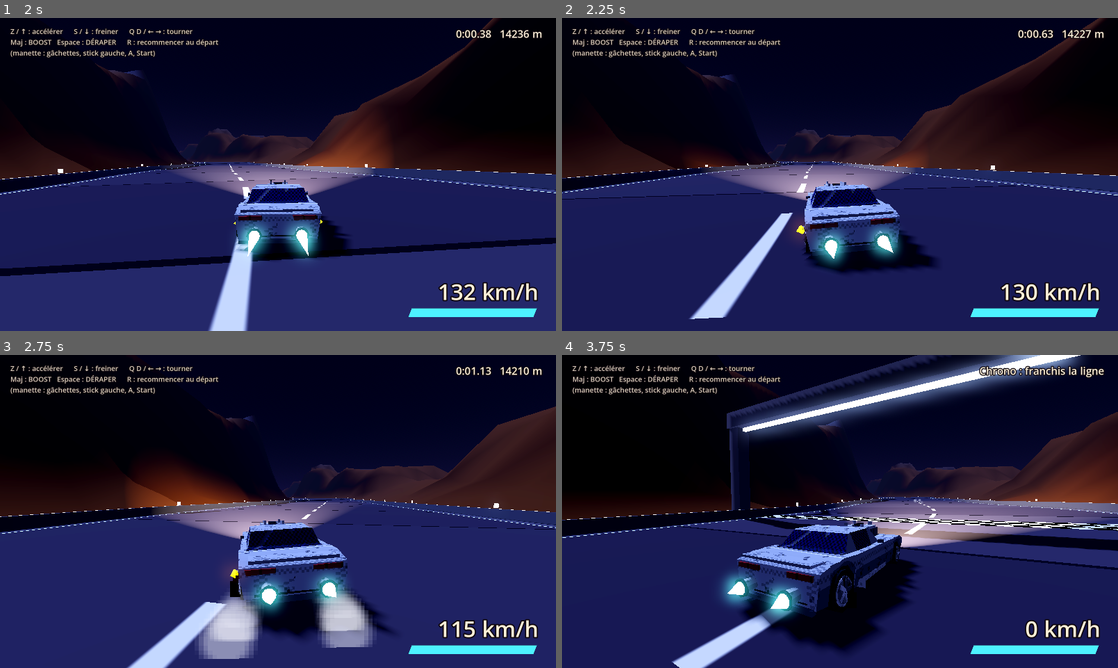
Above: before the commit, frames 1-4 (two rows, left to right).
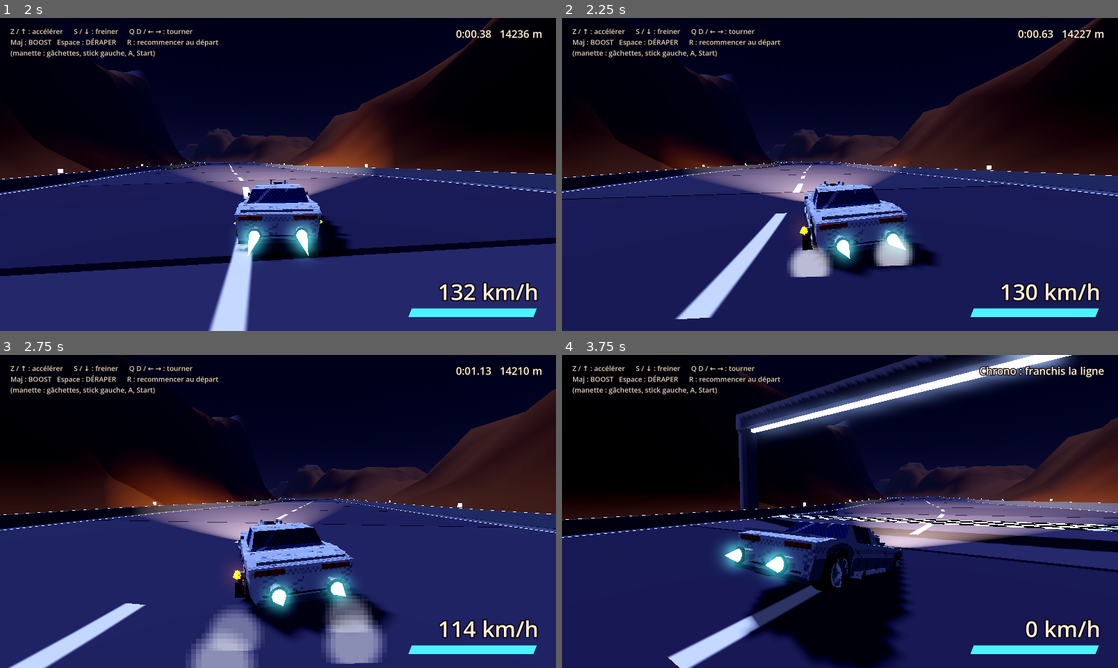
Above: after the commit, the same moments.

Repository: CrachelaVapeur/Jeu-de-Course
Game: Godot game, scene res://scenes/circuit_01.tscn
Same seed, same stepped clock (60 frames per second), same inputs: the game is played once before the commit and once after it.
Inputs:
- Up to frame 1 (2 s): hold Space (deraper) 0.53-1.28 s; hold W (accelerer) from 0.53 s (still down); tap Shift (boost) at 1.35 s; tap Space (deraper) at 1.55 s
- Up to frame 2 (2.25 s): release W (accelerer) at 2.03 s; hold A (gauche) from 2.03 s (still down); hold Space (deraper) from 2.03 s (still down)
- Up to frame 3 (2.75 s): keep holding A (gauche); keep holding Space (deraper)
- Up to frame 4 (3.75 s): release Space (deraper) at 2.78 s; tap S (freiner) at 2.85 s; tap Space (deraper) at 3.05 s; release A (gauche) at 3.53 s; hold Down from 3.53 s (still down); hold Space (deraper) from 3.53 s (still down); tap R (recommencer) at 3.6 s

Frame 1 is identical in both runs. In frame 2, 7.3% of the frame differs, in the area x 0-100%, y 0-97%; in frame 3, 14%; in frame 4, 15%, in the area x 0-100%, y 0-100%.

Commit message:
Derapage style OutRun: amorce (lever le pied/frein/Espace), mise en travers, feinte, camera sur la trajectoire
Co-Authored-By: Claude Sonnet 5.5 <noreply@anthropic.com>
Claude-Session: https://claude.ai/code/session_017huJHQwB2bFeykRbBtH6CG

Diff:
--- a/scripts/camera_poursuite.gd
+++ b/scripts/camera_poursuite.gd
@@ -28,7 +28,7 @@
 
 func _physics_process(delta: float) -> void:
 	# 1. La caméra suit l'angle du bolide avec un peu de retard (plus doux).
-	_cap_camera = lerp_angle(_cap_camera, cible.rotation.y, 1.0 - exp(-5.0 * delta))
+	_cap_camera = lerp_angle(_cap_camera, cible.cap_camera(), 1.0 - exp(-5.0 * delta))
 	var arriere := Vector3(sin(_cap_camera), 0.0, cos(_cap_camera))
 
 	# 2. Quand on accélère fort, la caméra recule un peu puis rattrape.
--- a/scripts/vehicule.gd
+++ b/scripts/vehicule.gd
@@ -77,14 +77,17 @@
 @export var vitesse_min_derapage := 22.0  ## en dessous, impossible de déraper (m/s)
 @export var seuil_saturation := 0.65  ## braquage × vitesse au-dessus duquel les pneus saturent
 @export var vitesse_saturation := 1.8  ## rapidité de la montée de saturation (1.8 ≈ 1 s en virage serré à vitesse max)
-@export var angle_entree_derapage := 0.28  ## radians : angle de glisse au décrochage
-@export var angle_glisse_max := 0.75  ## radians : angle maximum
-@export var poussee_glisse := 0.6  ## rad/s : braquer dans le sens de la glisse l'augmente
+@export var angle_entree_lent := 0.35  ## radians : angle visé à l'entrée du dérapage, à basse vitesse
+@export var angle_entree_vite := 0.75  ## radians : idem à pleine vitesse (le bolide se met presque en travers)
+@export var bonus_feinte := 1.3  ## entrée plus ample si on a braqué à l'opposé juste avant (feinte)
+@export var delai_levee_pied := 0.45  ## secondes pendant lesquelles lever le pied compte comme « amorce »
+@export var angle_glisse_max := 1.0  ## radians : angle maximum
+@export var poussee_glisse := 1.1  ## rad/s : braquer dans le sens de la glisse l'augmente
 @export var rappel_glisse := 1.7  ## rad/s : contre-braquer la réduit
-@export var redressement_gaz := 0.32  ## rad/s : sous les gaz, volant au neutre, la glisse se réduit
-@export var redressement_sans_gaz := 0.04  ## idem sans les gaz : l'élan se conserve
+@export var redressement_gaz := 0.12  ## rad/s : sous les gaz, volant au neutre, la glisse se réduit
+@export var redressement_sans_gaz := 0.35  ## idem sans les gaz : lever le pied aide à redresser
 @export var angle_sortie := 0.12  ## radians : sous cet angle, on a retrouvé l'adhérence
-@export var reactivite_glisse := 5.0  ## lissage de l'angle de glisse
+@export var reactivite_glisse := 6.0  ## lissage de l'angle de glisse
 @export var gain_arc_derapage := 2.6  ## plus c'est grand, plus l'arc est serré pour un même angle
 @export var seuil_contre_braquage := 0.6  ## braquage inverse qui enchaîne sur l'autre côté
 @export var delai_contre_braquage := 0.1  ## secondes à tenir ce braquage inverse
@@ -117,6 +120,10 @@
 var _glisse := 0.0  # angle entre la trajectoire et le nez, en dérapage
 var _temps_contre := 0.0  # temps passé à braquer à l'opposé de la glisse
 var _angle_tenu := 0.0  # angle de glisse visé (sans lissage)
+var _temps_depuis_gaz := 0.0
+var _sens_braquage := 0.0  # dernier côté braqué franchement (pour la feinte)
+var _sens_precedent := 0.0
+var _temps_depuis_changement := 9.0
 var _volant := 0.0  # braquage lissé (-1..1) : le volant a du poids
 var _lacet := 0.0  # vitesse de rotation actuelle du nez (inertie)
 var _saturation := 0.0  # 0 = pneus avant adhérents, 1 = l'arrière décroche
@@ -250,6 +257,12 @@
 
 ## Combien on va vite par rapport à la vitesse max normale (1.0 = vitesse max,
 ## plus de 2.0 en plein boost).
+func cap_camera() -> float:
+	# Pendant un dérapage, la caméra regarde surtout la trajectoire : on voit le
+	# bolide de travers (comme dans OutRun) au lieu de rester collé derrière son nez.
+	return _cap - _glisse * 0.75 if en_derapage else _cap
+
+
 func ratio_vitesse() -> float:
 	return vitesse / vitesse_max
 
@@ -323,6 +336,15 @@
 func _mettre_a_jour_derapage(delta: float) -> void:
 	var frein := Input.get_action_strength("freiner")
 	var demande := absf(_volant) * clampf(ratio_vitesse(), 0.0, 1.4)
+	if gaz > 0.5:
+		_temps_depuis_gaz = 0.0
+	else:
+		_temps_depuis_gaz += delta
+	_temps_depuis_changement += delta
+	if absf(_volant) > 0.5 and signf(_volant) != _sens_braquage:
+		_sens_precedent = _sens_braquage
+		_sens_braquage = signf(_volant)
+		_temps_depuis_changement = 0.0
 	var volontaire := Input.is_action_pressed("deraper") and absf(_volant) > 0.3
 
 	if not is_on_floor() or vitesse < vitesse_min_derapage * 0.8:
@@ -346,15 +368,22 @@
 	else:
 		_saturation = maxf(_saturation - 1.5 * delta, 0.0)
 
-	if volontaire and vitesse > vitesse_min_derapage:
+	# Amorce « OutRun » : on braque franchement tout en lâchant le gaz, en touchant
+	# le frein, ou avec la touche « deraper » : le bolide se met en travers tout de suite.
+	var levee := gaz < 0.1 and _temps_depuis_gaz < delai_levee_pied
+	var amorce := volontaire or frein > 0.3 or levee
+	if amorce and absf(_volant) > 0.35 and vitesse > vitesse_min_derapage * 1.3:
 		_saturation = 1.0
+
 	if _saturation >= 1.0 and absf(_volant) > 0.2:
 		en_derapage = true
 		_sens_derapage = signf(_volant)
-		_glisse = clampf(angle_difference(_cap_trajectoire, _cap), -angle_entree_derapage, angle_entree_derapage)
-		if absf(_glisse) < angle_entree_derapage * 0.5:
-			_glisse = _sens_derapage * angle_entree_derapage * 0.5
-		_angle_tenu = absf(_glisse)
+		var angle := lerpf(angle_entree_lent, angle_entree_vite, clampf(ratio_vitesse(), 0.0, 1.0))
+		# Feinte : un coup de volant à l'opposé juste avant donne une entrée plus ample.
+		if _sens_precedent == -_sens_derapage and _temps_depuis_changement < 0.8:
+			angle = minf(angle * bonus_feinte, angle_glisse_max)
+		_angle_tenu = angle
+		_glisse = _sens_derapage * angle * 0.45
 		_temps_contre = 0.0
 		_lacet = 0.0
 
@@ -378,13 +407,13 @@
 	var angle := _angle_tenu
 	if relatif > 0.1:
 		# Plus on braque, plus l'angle visé est grand ; braquer à moitié ne pousse qu'à moitié.
-		var angle_vise := lerpf(angle_entree_derapage, angle_glisse_max, clampf(relatif, 0.0, 1.0))
+		var angle_vise := lerpf(angle_entree_lent, minf(angle_entree_vite * 1.2, angle_glisse_max), clampf(relatif, 0.0, 1.0))
 		if angle < angle_vise:
 			angle = minf(angle + relatif * poussee_glisse * delta, angle_vise)
 	elif relatif < -0.1:
 		angle -= -relatif * rappel_glisse * delta
 	else:
-		angle -= (redressement_gaz * clampf(gaz, 0.0, 1.0) + redressement_sans_gaz) * delta
+		angle -= lerpf(redressement_sans_gaz, redressement_gaz, clampf(gaz, 0.0, 1.0)) * delta
 	if Input.get_action_strength("freiner") > 0.3:
 		angle += 0.2 * delta  # freiner en dérapage déstabilise l'arrière
 	angle = clampf(angle, 0.0, angle_glisse_max)
